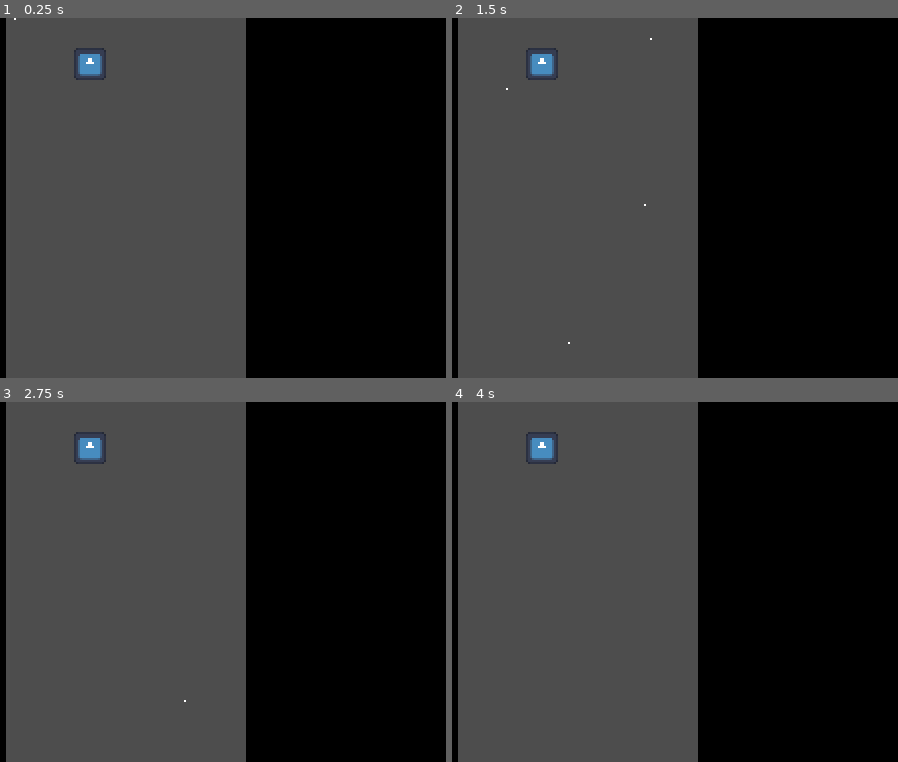
Above: before the commit, frames 1-4 (two rows, left to right).
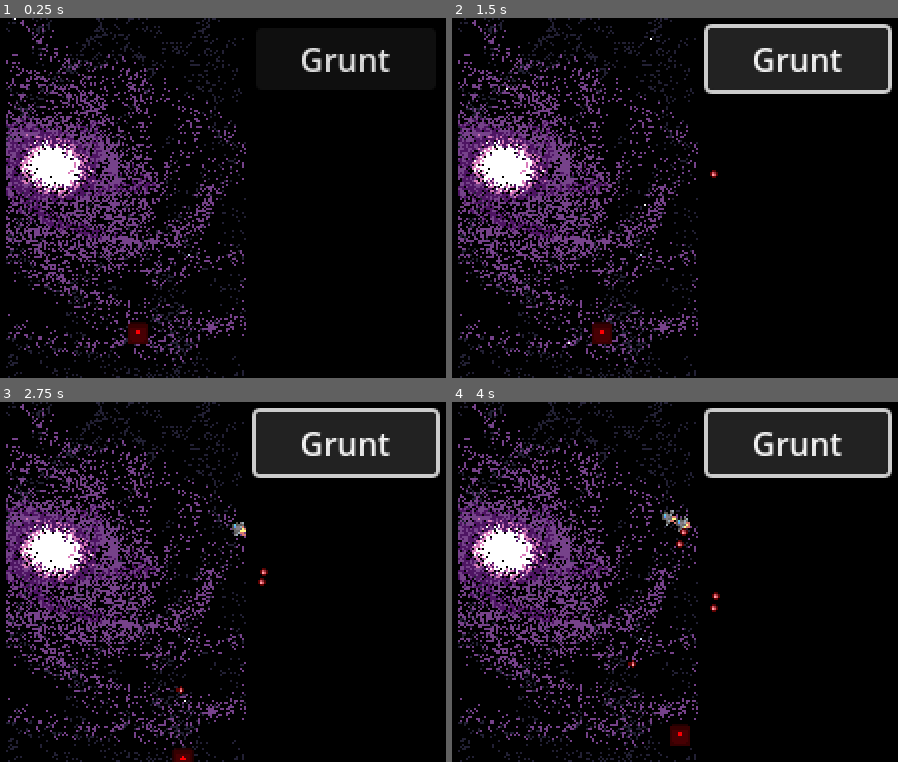
Above: after the commit, the same moments.

Repository: Tourmi/Drunk-Spaceship-Odyssey
Game: Godot game, scene res://scenes/Game.tscn
The game is run twice, just before and just after one commit, with the same random seed, the same clock (stepped at 60 frames per second) and the same inputs. The engine's default icon, where the game draws it, is replaced by a stand-in: a white triangle on a blue panel in a dark square.
Inputs (mouse positions are in pixels of both pictures, inside the frame that each line leads up to):
- Up to frame 1 (0.25 s): no input
- Up to frame 2 (1.5 s): click (799, 57) at 0.5 s, where only the run after the commit has a clickable "Grunt"; tap Enter at 1.25 s; hold Right (ui_right) from 1.28 s (still down)
- Up to frame 3 (2.75 s): release Right (ui_right) at 2.03 s; hold Down (ui_down) from 2.03 s (still down)
- Up to frame 4 (4 s): release Down (ui_down) at 2.78 s; hold Right (ui_right) 2.78-3.53 s; hold Up (ui_up) from 3.53 s (still down)

The runs differ from the first frame. In frame 1, 54% of the frame differs, in the area x 1-88%, y 0-100%; in frame 2, 62%; in frame 3, 62%, in the area x 1-99%, y 0-100%; in frame 4, 62%.

Commit message:
Game Progress

Diff:
--- a/project.godot
+++ b/project.godot
@@ -16,11 +16,22 @@
 boot_splash/bg_color=Color(0.027451, 0.0470588, 0.0784314, 1)
 config/icon="res://assets/icon.svg"
 
+[autoload]
+
+Globals="*res://scripts/Globals.gd"
+
 [display]
 
 window/size/viewport_width=320
 window/size/viewport_height=180
+window/size/mode=2
 window/stretch/mode="viewport"
+
+[layer_names]
+
+2d_physics/layer_1="Hero"
+2d_physics/layer_2="Enemy"
+2d_physics/layer_3="Bullet"
 
 [rendering]
 
--- /dev/null
+++ b/scenes/Bullets/Bullet.gd
@@ -0,0 +1,6 @@
+extends CharacterBody2D
+
+@export var speed : float
+
+func _physics_process(delta: float) -> void:
+	move_and_slide()
--- /dev/null
+++ b/scenes/Bullets/Bullet.tscn
@@ -0,0 +1,20 @@
+[gd_scene load_steps=4 format=3 uid="uid://yrhwlxsiqphe"]
+
+[ext_resource type="Script" path="res://scenes/Bullets/Bullet.gd" id="1_776va"]
+[ext_resource type="Texture2D" uid="uid://jhy8acikttrh" path="res://assets/pew.png" id="1_cfgw6"]
+
+[sub_resource type="CircleShape2D" id="CircleShape2D_dydl4"]
+radius = 2.0
+
+[node name="Bullet" type="CharacterBody2D"]
+collision_layer = 4
+script = ExtResource("1_776va")
+speed = 10.0
+
+[node name="CollisionShape2D" type="CollisionShape2D" parent="."]
+shape = SubResource("CircleShape2D_dydl4")
+
+[node name="Sprite2D" type="Sprite2D" parent="."]
+texture_filter = 1
+texture = ExtResource("1_cfgw6")
+hframes = 4
--- /dev/null
+++ b/scenes/Characters/Enemies/SimpleEnemy.tscn
@@ -0,0 +1,32 @@
+[gd_scene load_steps=7 format=3 uid="uid://bi4xwvto31oou"]
+
+[ext_resource type="Script" path="res://scenes/Characters/Enemy.gd" id="1_iwirm"]
+[ext_resource type="Texture2D" uid="uid://djegtw2p4ix8o" path="res://assets/peeceshipt.png" id="2_7jglc"]
+[ext_resource type="Script" path="res://scripts/enemy_ai_component.gd" id="3_0h24f"]
+[ext_resource type="Script" path="res://scripts/health_component.gd" id="4_qccik"]
+[ext_resource type="Script" path="res://scripts/shooter_component.gd" id="5_gb4ux"]
+[ext_resource type="PackedScene" uid="uid://yrhwlxsiqphe" path="res://scenes/Bullets/Bullet.tscn" id="6_ob1n7"]
+
+[node name="Enemy" type="PathFollow2D"]
+script = ExtResource("1_iwirm")
+enemyName = "Grunt"
+
+[node name="Sprite2D" type="Sprite2D" parent="."]
+texture_filter = 1
+position = Vector2(0, 1.19209e-07)
+texture = ExtResource("2_7jglc")
+hframes = 2
+
+[node name="Enemy_AI_Component" type="Node" parent="."]
+script = ExtResource("3_0h24f")
+firerate = 1.0
+
+[node name="Health_Component" type="Node" parent="."]
+script = ExtResource("4_qccik")
+max_health = 1
+current_health = 1
+
+[node name="Shooter_Component" type="Node2D" parent="."]
+position = Vector2(0, 4)
+script = ExtResource("5_gb4ux")
+bullet_to_spawn = ExtResource("6_ob1n7")
--- /dev/null
+++ b/scenes/Characters/Enemies/grunt.tscn
@@ -0,0 +1,6 @@
+[gd_scene load_steps=2 format=3 uid="uid://cf7nijfhekhb2"]
+
+[ext_resource type="PackedScene" uid="uid://8uikrl1k17ve" path="res://scenes/Characters/Enemy.tscn" id="1_qilv3"]
+
+[node name="Enemy" instance=ExtResource("1_qilv3")]
+enemyName = "Grunt"
--- /dev/null
+++ b/scenes/Characters/Enemy.gd
@@ -0,0 +1,8 @@
+class_name Enemy
+extends PathFollow2D
+
+@export var enemyName := "default"
+@export var speed := 10.0
+
+func _process(delta: float) -> void:
+	progress += speed * delta
--- /dev/null
+++ b/scenes/Characters/Enemy.tscn
@@ -0,0 +1,33 @@
+[gd_scene load_steps=7 format=3 uid="uid://8uikrl1k17ve"]
+
+[ext_resource type="Script" path="res://scenes/Characters/Enemy.gd" id="1_56mee"]
+[ext_resource type="Texture2D" uid="uid://djegtw2p4ix8o" path="res://assets/peeceshipt.png" id="2_iku7c"]
+[ext_resource type="Script" path="res://scripts/enemy_ai_component.gd" id="3_311je"]
+[ext_resource type="Script" path="res://scripts/health_component.gd" id="4_5xjrc"]
+[ext_resource type="Script" path="res://scripts/shooter_component.gd" id="5_ss1pt"]
+[ext_resource type="PackedScene" uid="uid://yrhwlxsiqphe" path="res://scenes/Bullets/Bullet.tscn" id="6_ooec5"]
+
+[node name="Enemy" type="PathFollow2D"]
+script = ExtResource("1_56mee")
+
+[node name="Sprite2D" type="Sprite2D" parent="."]
+texture_filter = 1
+position = Vector2(0, 1.19209e-07)
+rotation = -1.5708
+texture = ExtResource("2_iku7c")
+hframes = 2
+
+[node name="Enemy_AI_Component" type="Node" parent="." node_paths=PackedStringArray("shooter_component")]
+script = ExtResource("3_311je")
+firerate = 2.0
+shooter_component = NodePath("../Shooter_Component")
+
+[node name="Health_Component" type="Node" parent="."]
+script = ExtResource("4_5xjrc")
+max_health = 1
+current_health = 1
+
+[node name="Shooter_Component" type="Node2D" parent="."]
+position = Vector2(4, 0)
+script = ExtResource("5_ss1pt")
+bullet_to_spawn = ExtResource("6_ooec5")
--- /dev/null
+++ b/scenes/Characters/Hero.gd
@@ -0,0 +1,28 @@
+class_name Hero
+extends CharacterBody2D
+
+@export var shooter_component : Shooter_Component
+
+@export var speed := 30.0
+@export var firerate := 2.0
+var curr_timer := firerate
+
+func _process(delta: float) -> void:
+	curr_timer -= delta
+	if curr_timer <= 0:
+		shooter_component.shoot(Vector2(0, -1))
+		curr_timer = firerate
+
+func _physics_process(delta: float) -> void:
+	var direction := Input.get_axis("ui_left", "ui_right")
+	if direction:
+		velocity.x = direction * speed
+	else:
+		velocity.x = move_toward(velocity.x, 0, speed)
+	var directionY := Input.get_axis("ui_up", "ui_down")
+	if directionY:
+		velocity.y = directionY * speed
+	else:
+		velocity.y = move_toward(velocity.y, 0, speed)
+
+	move_and_slide()
--- /dev/null
+++ b/scenes/Characters/Hero.tscn
@@ -0,0 +1,42 @@
+[gd_scene load_steps=8 format=3 uid="uid://b3nf17l55ya4t"]
+
+[ext_resource type="Texture2D" uid="uid://c6aurht8hfrn4" path="res://assets/icon.svg" id="1_b40xi"]
+[ext_resource type="Script" path="res://scenes/Characters/Hero.gd" id="1_q5ie8"]
+[ext_resource type="Script" path="res://scripts/health_component.gd" id="3_1w40q"]
+[ext_resource type="Script" path="res://scripts/shooter_component.gd" id="4_fn518"]
+[ext_resource type="PackedScene" uid="uid://yrhwlxsiqphe" path="res://scenes/Bullets/Bullet.tscn" id="5_sgdxy"]
+
+[sub_resource type="CircleShape2D" id="CircleShape2D_3jy3i"]
+radius = 7.0
+
+[sub_resource type="CircleShape2D" id="CircleShape2D_ejloc"]
+radius = 4.0
+
+[node name="Hero" type="CharacterBody2D" node_paths=PackedStringArray("shooter_component")]
+collision_mask = 6
+motion_mode = 1
+script = ExtResource("1_q5ie8")
+shooter_component = NodePath("Shooter_Component")
+
+[node name="CollisionShape2D" type="CollisionShape2D" parent="."]
+shape = SubResource("CircleShape2D_3jy3i")
+disabled = true
+
+[node name="Sprite2D" type="Sprite2D" parent="."]
+modulate = Color(1, 0, 0.0156863, 1)
+position = Vector2(0, 1.19209e-07)
+scale = Vector2(0.0820313, 0.0859375)
+texture = ExtResource("1_b40xi")
+
+[node name="Area2D" type="Area2D" parent="."]
+
+[node name="CollisionShape2D" type="CollisionShape2D" parent="Area2D"]
+shape = SubResource("CircleShape2D_ejloc")
+
+[node name="Health_Component" type="Node" parent="."]
+script = ExtResource("3_1w40q")
+
+[node name="Shooter_Component" type="Node2D" parent="."]
+position = Vector2(0, -7)
+script = ExtResource("4_fn518")
+bullet_to_spawn = ExtResource("5_sgdxy")
--- /dev/null
+++ b/scenes/Game.gd
@@ -0,0 +1,4 @@
+extends Node2D
+
+func _ready() -> void:
+	Globals.spawnPath = $TempSpawnPath as Path2D
--- a/scenes/Game.tscn
+++ b/scenes/Game.tscn
@@ -1,9 +1,24 @@
-[gd_scene load_steps=3 format=3 uid="uid://ug4m5hagellp"]
+[gd_scene load_steps=7 format=3 uid="uid://ug4m5hagellp"]
 
+[ext_resource type="Script" path="res://scenes/Game.gd" id="1_aruh1"]
+[ext_resource type="Texture2D" uid="uid://cmp3cgcchj24k" path="res://assets/bckgrindpng.png" id="1_pi6ah"]
 [ext_resource type="PackedScene" uid="uid://c70l28kl2we5q" path="res://scenes/UI/RightPanel.tscn" id="1_ric2v"]
-[ext_resource type="Texture2D" uid="uid://c6aurht8hfrn4" path="res://assets/icon.svg" id="2_14ie5"]
+[ext_resource type="PackedScene" uid="uid://wjvxpan3jpey" path="res://scenes/UI/LeftPanel.tscn" id="3_j66l3"]
+[ext_resource type="PackedScene" uid="uid://b3nf17l55ya4t" path="res://scenes/Characters/Hero.tscn" id="4_4mj10"]
+
+[sub_resource type="Curve2D" id="Curve2D_xxt0h"]
+_data = {
+"points": PackedVector2Array(0, 0, 0, 0, 233, 78, 54.5, 0, -54.5, 0, 161, 50, 0, 0, 0, 0, 85, 80)
+}
+point_count = 3
 
 [node name="Game" type="Node2D"]
+script = ExtResource("1_aruh1")
+
+[node name="Background" type="Sprite2D" parent="."]
+position = Vector2(160, 90)
+texture = ExtResource("1_pi6ah")
+hframes = 4
 
 [node name="CPUParticles2D" type="CPUParticles2D" parent="."]
 position = Vector2(156, -23)
@@ -17,13 +32,14 @@
 initial_velocity_min = 144.3
 initial_velocity_max = 305.91
 
+[node name="TempSpawnPath" type="Path2D" parent="."]
+curve = SubResource("Curve2D_xxt0h")
+
 [node name="RightPanel" parent="." instance=ExtResource("1_ric2v")]
-
-[node name="RightPanel2" parent="." instance=ExtResource("1_ric2v")]
 offset_left = 220.0
 offset_right = 320.0
 
-[node name="Icon" type="Sprite2D" parent="."]
-position = Vector2(142, 23)
-scale = Vector2(0.125, 0.125)
-texture = ExtResource("2_14ie5")
+[node name="LeftPanel" parent="." instance=ExtResource("3_j66l3")]
+
+[node name="Player" parent="." instance=ExtResource("4_4mj10")]
+position = Vector2(166, 158)
--- /dev/null
+++ b/scenes/UI/LeftPanel.tscn
@@ -0,0 +1,13 @@
+[gd_scene load_steps=2 format=3 uid="uid://wjvxpan3jpey"]
+
+[sub_resource type="PlaceholderTexture2D" id="PlaceholderTexture2D_4ksrw"]
+size = Vector2(100, 180)
+
+[node name="LeftPanel" type="GridContainer"]
+offset_right = 100.0
+offset_bottom = 180.0
+
+[node name="TextureRect" type="TextureRect" parent="."]
+modulate = Color(0, 0, 0, 1)
+layout_mode = 2
+texture = SubResource("PlaceholderTexture2D_4ksrw")
--- a/scenes/UI/RightPanel.tscn
+++ b/scenes/UI/RightPanel.tscn
@@ -1,9 +1,11 @@
-[gd_scene load_steps=2 format=3 uid="uid://c70l28kl2we5q"]
+[gd_scene load_steps=3 format=3 uid="uid://c70l28kl2we5q"]
+
+[ext_resource type="PackedScene" uid="uid://dqxju1ulw2ldk" path="res://scenes/UI/SpawnButton.tscn" id="1_81mvk"]
 
 [sub_resource type="PlaceholderTexture2D" id="PlaceholderTexture2D_4ksrw"]
 size = Vector2(100, 180)
 
-[node name="RightPanel" type="GridContainer"]
+[node name="PanelContainer" type="PanelContainer"]
 offset_right = 100.0
 offset_bottom = 180.0
 
@@ -11,3 +13,16 @@
 modulate = Color(0, 0, 0, 1)
 layout_mode = 2
 texture = SubResource("PlaceholderTexture2D_4ksrw")
+
+[node name="MarginContainer" type="MarginContainer" parent="."]
+layout_mode = 2
+theme_override_constants/margin_left = 5
+theme_override_constants/margin_top = 5
+theme_override_constants/margin_right = 5
+theme_override_constants/margin_bottom = 5
+
+[node name="VBoxContainer" type="VBoxContainer" parent="MarginContainer"]
+layout_mode = 2
+
+[node name="SpawnButton" parent="MarginContainer/VBoxContainer" instance=ExtResource("1_81mvk")]
+layout_mode = 2
--- /dev/null
+++ b/scenes/UI/SpawnButton.gd
@@ -0,0 +1,14 @@
+@tool
+extends Button
+
+@export var enemyToSpawn : PackedScene
+
+func _ready() -> void:
+	var enemy = enemyToSpawn.instantiate() as Enemy
+	self.set_text(enemy.enemyName)
+	pass
+
+func _on_pressed() -> void:
+	var enemy = enemyToSpawn.instantiate() as Enemy
+
+	Globals.spawnPath.add_child(enemy)
--- /dev/null
+++ b/scenes/UI/SpawnButton.tscn
@@ -0,0 +1,11 @@
+[gd_scene load_steps=3 format=3 uid="uid://dqxju1ulw2ldk"]
+
+[ext_resource type="Script" path="res://scenes/UI/SpawnButton.gd" id="1_x3p6m"]
+[ext_resource type="PackedScene" uid="uid://cf7nijfhekhb2" path="res://scenes/Characters/Enemies/grunt.tscn" id="2_kib1p"]
+
+[node name="SpawnButton" type="Button"]
+text = "default"
+script = ExtResource("1_x3p6m")
+enemyToSpawn = ExtResource("2_kib1p")
+
+[connection signal="pressed" from="." to="." method="_on_pressed"]
--- /dev/null
+++ b/scripts/Globals.gd
@@ -0,0 +1,2 @@
+extends Node
+var spawnPath : Path2D
--- /dev/null
+++ b/scripts/enemy_ai_component.gd
@@ -0,0 +1,13 @@
+class_name Enemy_AI_Component
+extends Node
+
+@export var firerate : float
+@onready var curr_timer := randf() * firerate
+
+@export var shooter_component : Shooter_Component
+
+func _process(delta: float) -> void:
+	curr_timer -= delta
+	if curr_timer <= 0:
+		shooter_component.shoot(Vector2(0, 1))
+		curr_timer = firerate
--- /dev/null
+++ b/scripts/health_component.gd
@@ -0,0 +1,21 @@
+class_name Health_Component
+extends Node
+
+signal health_empty
+
+@export var max_health : int
+@export var current_health : int : set = _set_health
+
+# Called when the node enters the scene tree for the first time.
+func _ready() -> void:
+	current_health = max_health
+
+
+# Called every frame. 'delta' is the elapsed time since the previous frame.
+func _process(delta: float) -> void:
+	pass
+
+func _set_health(amount : int) -> void:
+	current_health = amount
+	if current_health <= 0:
+		health_empty.emit()
--- /dev/null
+++ b/scripts/shooter_component.gd
@@ -0,0 +1,17 @@
+class_name Shooter_Component
+extends Node2D
+
+@export var bullet_to_spawn : PackedScene
+
+func _ready() -> void:
+	pass
+
+
+func _process(delta: float) -> void:
+	pass
+
+func shoot(direction: Vector2) -> void:
+	var bullet = bullet_to_spawn.instantiate() as CharacterBody2D
+	bullet.position = self.global_position
+	bullet.velocity = direction * bullet.speed
+	get_tree().root.add_child(bullet)
